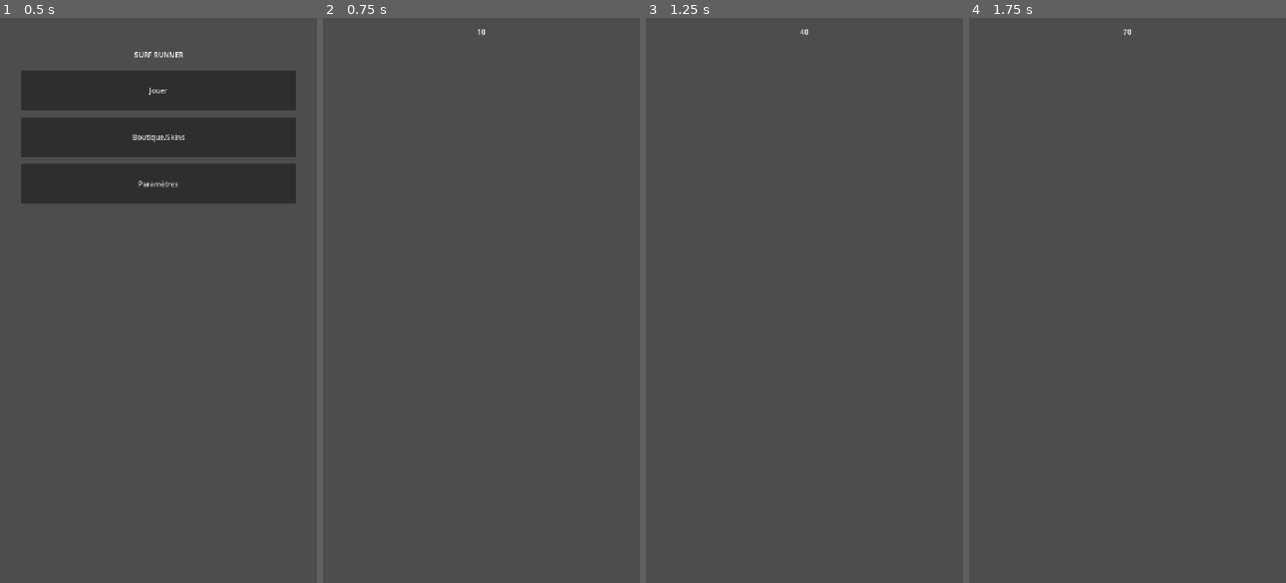
Above: before the commit, frames 1-4 (left to right).
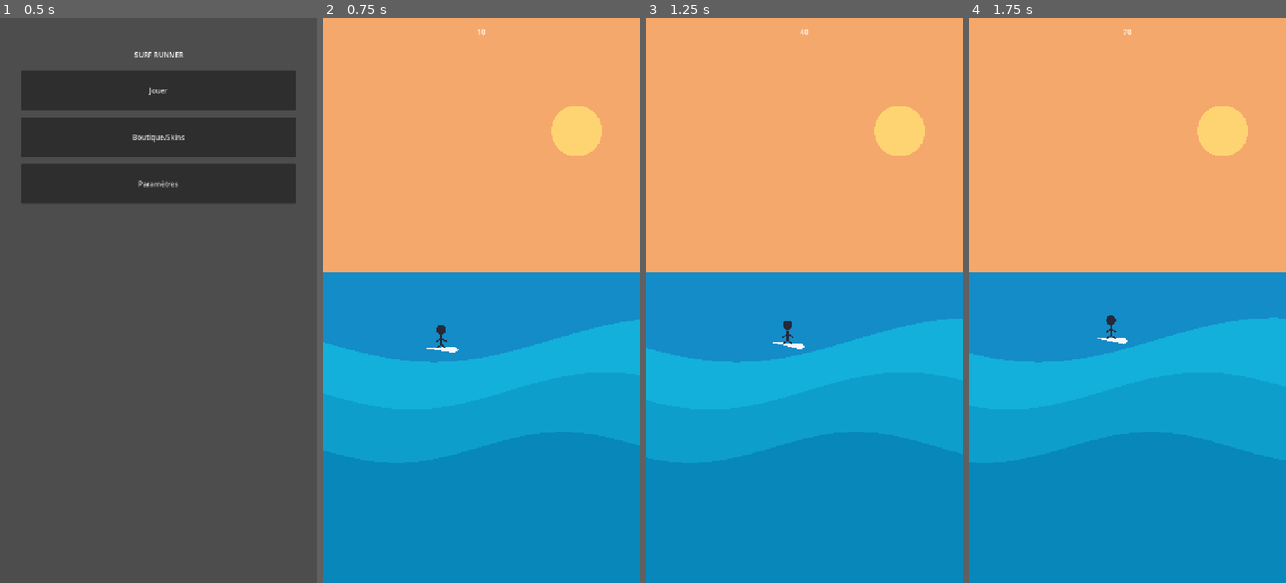
Above: after the commit, the same moments.

Repository: ClemL06/SurfGame
Game: Godot game, scene res://scenes/ui/MainMenu.tscn
Two runs of this game, one before a commit and one after it. Both use one fixed random seed, a clock stepped at 60 frames per second and the inputs below.
Inputs (mouse positions are in pixels of both pictures, inside the frame that each line leads up to):
- Up to frame 1 (0.5 s): no input
- Up to frame 2 (0.75 s): click "Jouer" at 0.5 s
- Up to frame 3 (1.25 s): no input
- Up to frame 4 (1.75 s): move the mouse to (1197, 272) at 1.27 s

Frame 1 is identical in both runs. In frame 2, 100% of the frame differs, in the area x 0-100%, y 0-100%; in frame 3, 100%; in frame 4, 100%.

Commit message:
Update game_level.gd

Diff:
--- a/nouveau-projet-de-jeu/scripts/game/game_level.gd
+++ b/nouveau-projet-de-jeu/scripts/game/game_level.gd
@@ -3,6 +3,7 @@
 
 var score: int = 0
 var is_dead: bool = false
+var surf_time: float = 0.0
 
 var hud: HUD
 var pause_menu: PauseMenu
@@ -28,6 +29,9 @@
 	game_over.menu_requested.connect(_on_quit_requested)
 
 func _process(delta: float) -> void:
+	surf_time += delta
+	queue_redraw()
+
 	if is_dead:
 		return
 	if GameManager.state != GameManager.GameState.PLAYING:
@@ -36,6 +40,78 @@
 	# Score simple (temps). Toi peut remplacer par distance plus tard.
 	score += int(60.0 * delta)
 	hud.set_score(score)
+
+func _draw() -> void:
+	var size: Vector2 = get_viewport_rect().size
+	if size.x <= 0.0 or size.y <= 0.0:
+		return
+
+	# Fond ciel + soleil.
+	draw_rect(Rect2(Vector2.ZERO, size), Color(0.96, 0.66, 0.42))
+	draw_circle(Vector2(size.x * 0.80, size.y * 0.20), min(size.x, size.y) * 0.08, Color(1.0, 0.85, 0.45, 0.9))
+
+	# Mer de base.
+	draw_rect(
+		Rect2(Vector2(0.0, size.y * 0.45), Vector2(size.x, size.y * 0.55)),
+		Color(0.08, 0.55, 0.78)
+	)
+
+	# Vagues en couches (effet niveau de surf).
+	_draw_wave_band(size, size.y * 0.57, 50.0, 170.0, 0.55, Color(0.07, 0.69, 0.86))
+	_draw_wave_band(size, size.y * 0.66, 42.0, 140.0, 0.80, Color(0.05, 0.62, 0.80))
+	_draw_wave_band(size, size.y * 0.76, 35.0, 120.0, 1.10, Color(0.03, 0.53, 0.73))
+
+	# Surfeur stylisé.
+	var surfer_pos := Vector2(
+		size.x * 0.34 + sin(surf_time * 1.7) * 85.0,
+		size.y * 0.56 + cos(surf_time * 2.2) * 12.0
+	)
+	_draw_surfer(surfer_pos, sin(surf_time * 2.0) * 0.14)
+
+func _draw_wave_band(
+	size: Vector2,
+	base_y: float,
+	amplitude: float,
+	wavelength: float,
+	speed: float,
+	color: Color
+) -> void:
+	var points := PackedVector2Array()
+	var x: float = 0.0
+	while x <= size.x + 8.0:
+		var y := base_y + sin((x / wavelength) + (surf_time * speed)) * amplitude
+		points.append(Vector2(x, y))
+		x += 8.0
+	points.append(Vector2(size.x, size.y))
+	points.append(Vector2(0.0, size.y))
+	draw_colored_polygon(points, color)
+
+func _draw_surfer(position: Vector2, board_angle: float) -> void:
+	# Planche.
+	var board_shape := _transform_points([
+		Vector2(-36.0, 0.0),
+		Vector2(30.0, -7.0),
+		Vector2(40.0, 0.0),
+		Vector2(30.0, 7.0)
+	], position + Vector2(0.0, 22.0), board_angle)
+	draw_colored_polygon(board_shape, Color(0.96, 0.97, 1.0))
+
+	# Corps.
+	draw_circle(position + Vector2(0.0, -22.0), 11.0, Color(0.15, 0.16, 0.22))
+	draw_line(position + Vector2(0.0, -10.0), position + Vector2(0.0, 12.0), Color(0.15, 0.16, 0.22), 4.0)
+	draw_line(position + Vector2(0.0, -2.0), position + Vector2(-12.0, 6.0), Color(0.15, 0.16, 0.22), 3.0)
+	draw_line(position + Vector2(0.0, -2.0), position + Vector2(12.0, 5.0), Color(0.15, 0.16, 0.22), 3.0)
+	draw_line(position + Vector2(0.0, 12.0), position + Vector2(-10.0, 20.0), Color(0.15, 0.16, 0.22), 3.0)
+	draw_line(position + Vector2(0.0, 12.0), position + Vector2(10.0, 20.0), Color(0.15, 0.16, 0.22), 3.0)
+
+func _transform_points(points: Array[Vector2], offset: Vector2, angle: float) -> PackedVector2Array:
+	var output := PackedVector2Array()
+	var c := cos(angle)
+	var s := sin(angle)
+	for p in points:
+		var rotated := Vector2((p.x * c) - (p.y * s), (p.x * s) + (p.y * c))
+		output.append(rotated + offset)
+	return output
 
 func player_died() -> void:
 	if is_dead:
